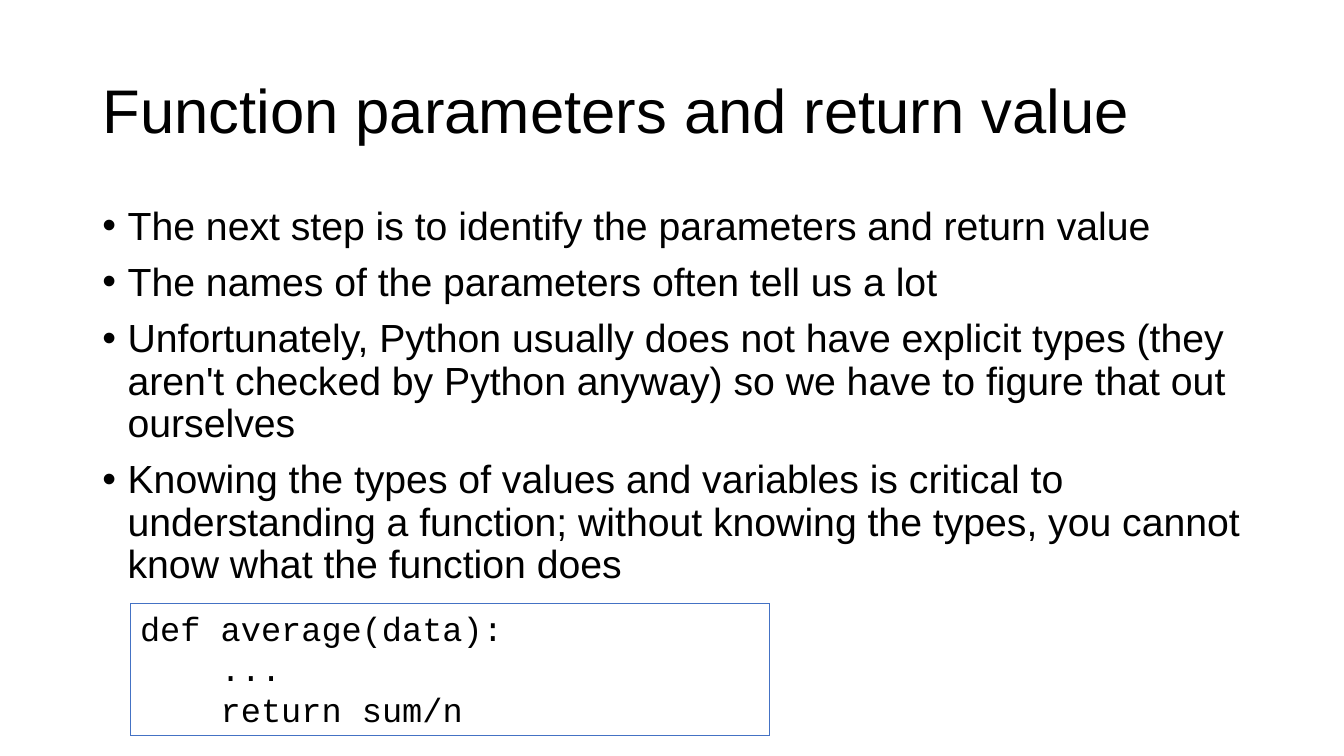
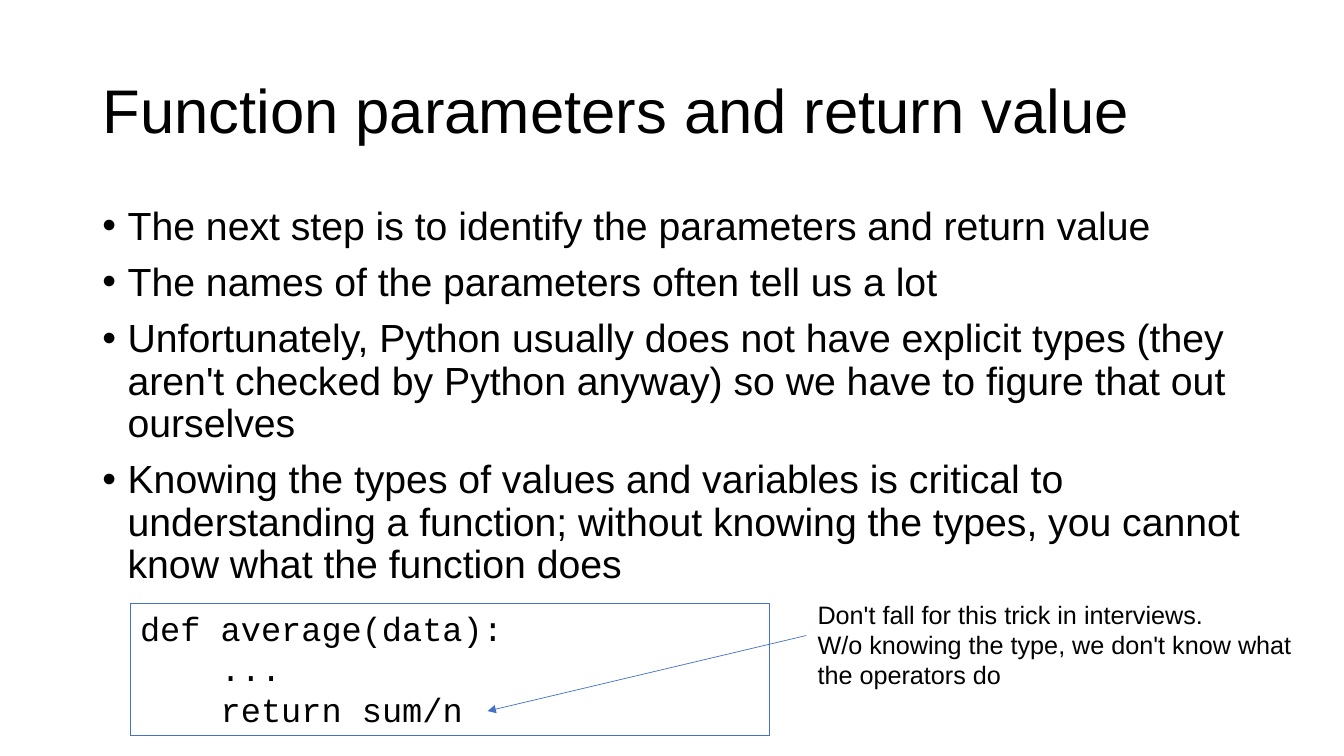
Before and after one commit to parrt/msds689, a slide deck: slide 10 of notes/reading-code.pptx. Drawn at 1344x756 pixels with LibreOffice and Linux fonts; fonts in the diff are those of the drawing; background and template pictures are left out. Boxes give left, top, right and bottom in pixels: in the first picture for what was removed or moved away, otherwise in the second. Text is boxed around its words. In the diff, an @@ line names an element or a change of style, - is before the commit and + after.

```diff
--- a/notes/reading-code.pptx
+++ b/notes/reading-code.pptx
@@ text added at [818,605,1291,690], 18 pt, text #000000 @@
+Don't fall for this trick in interviews.
+W/o knowing the type, we don't know what
+the operators do
@@ arrow added from (807, 635) to (488, 711), #4472C4 0.5 pt @@
```
Also in this commit, not shown: 1 other file.
